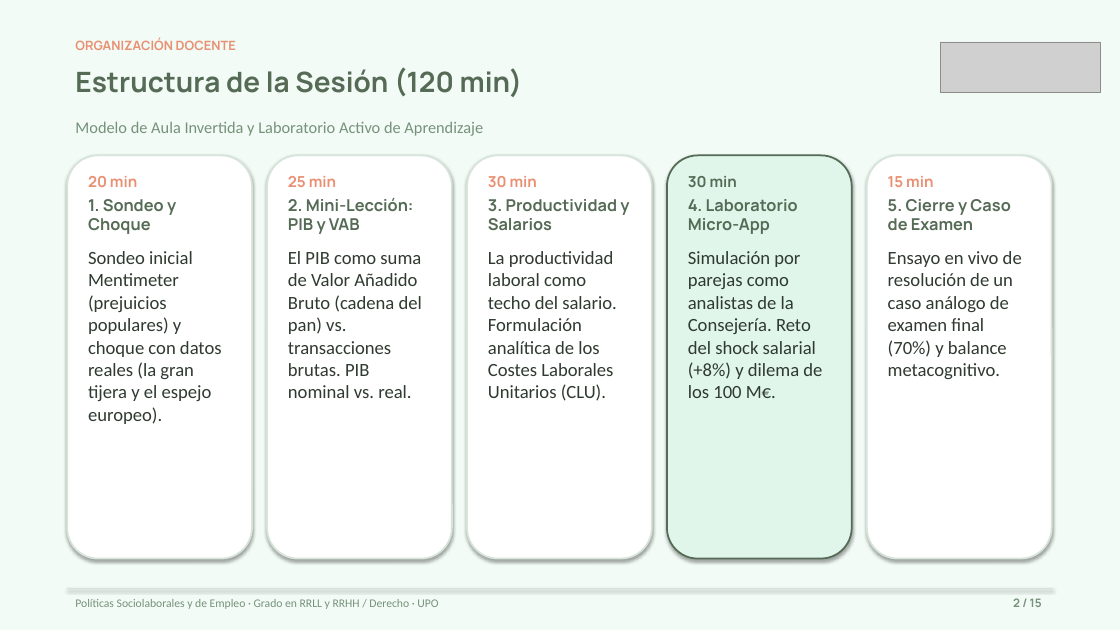
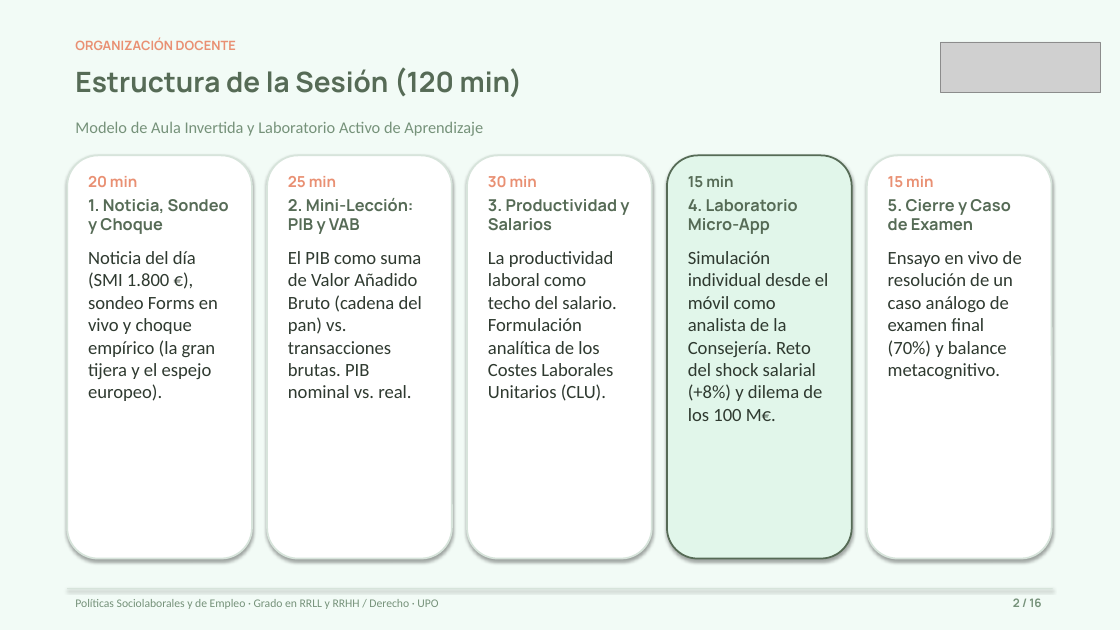
Before and after one commit to mhidper/PSSLL2627, a slide deck: slide 2 of Temas EB/Sesiones EB/Sesion 02/Sesion 02 - PIB, Productividad y Mercado de Trabajo.pptx. Drawn at 1120x630 pixels with LibreOffice and Linux fonts; fonts in the diff are those of the drawing; grey boxes stand for pictures. Boxes give left, top, right and bottom in pixels: in the first picture for what was removed or moved away, otherwise in the second. Text is boxed around its words. In the diff, an @@ line names an element or a change of style, - is before the commit and + after.

Commit message:
Actualizacion Sesion 02: noticia SMI 1.800EUR, grafico PIB pc vs SMI, nuevo QR micro-app y hoja de firmas PDF

```diff
--- a/Temas EB/Sesiones EB/Sesion 02/Sesion 02 - PIB, Productividad y Mercado de Trabajo.pptx
+++ b/Temas EB/Sesiones EB/Sesion 02/Sesion 02 - PIB, Productividad y Mercado de Trabajo.pptx
@@ text at bbox=[688, 176, 733, 187]: text changed @@
-30 min
+15 min
@@ text at bbox=[88, 199, 229, 401]: text changed @@
-1. Sondeo y Choque
-Sondeo inicial Mentimeter (prejuicios populares) y choque con datos reales (la gran tijera y el espejo europeo).
+1. Noticia, Sondeo y Choque
+Noticia del día (SMI 1.800 €), sondeo Forms en vivo y choque empírico (la gran tijera y el espejo europeo).
@@ text at bbox=[688, 251, 829, 421]: text changed @@
-Simulación por parejas como analistas de la Consejería. Reto del shock salarial (+8%) y dilema de los 100 M€.
+Simulación individual desde el móvil como analista de la Consejería. Reto del shock salarial (+8%) y dilema de los 100 M€.
```
Also in this commit, not shown: 13 other slides changed, 1 slide added, 10 other files.
